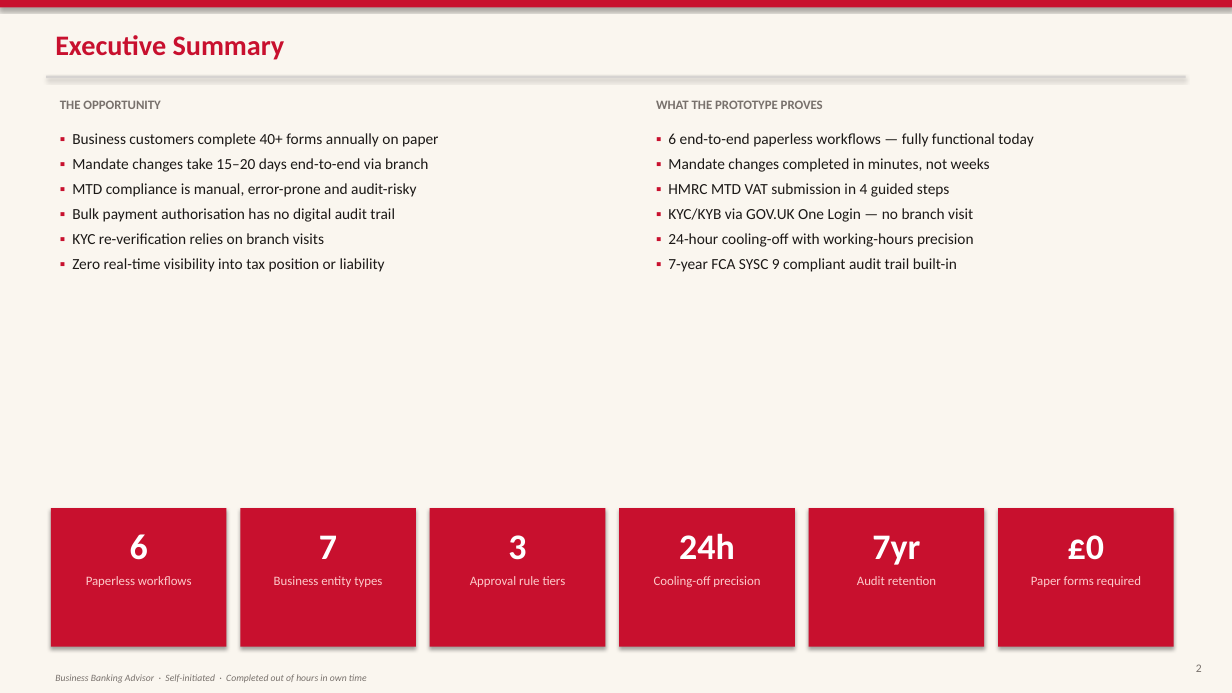
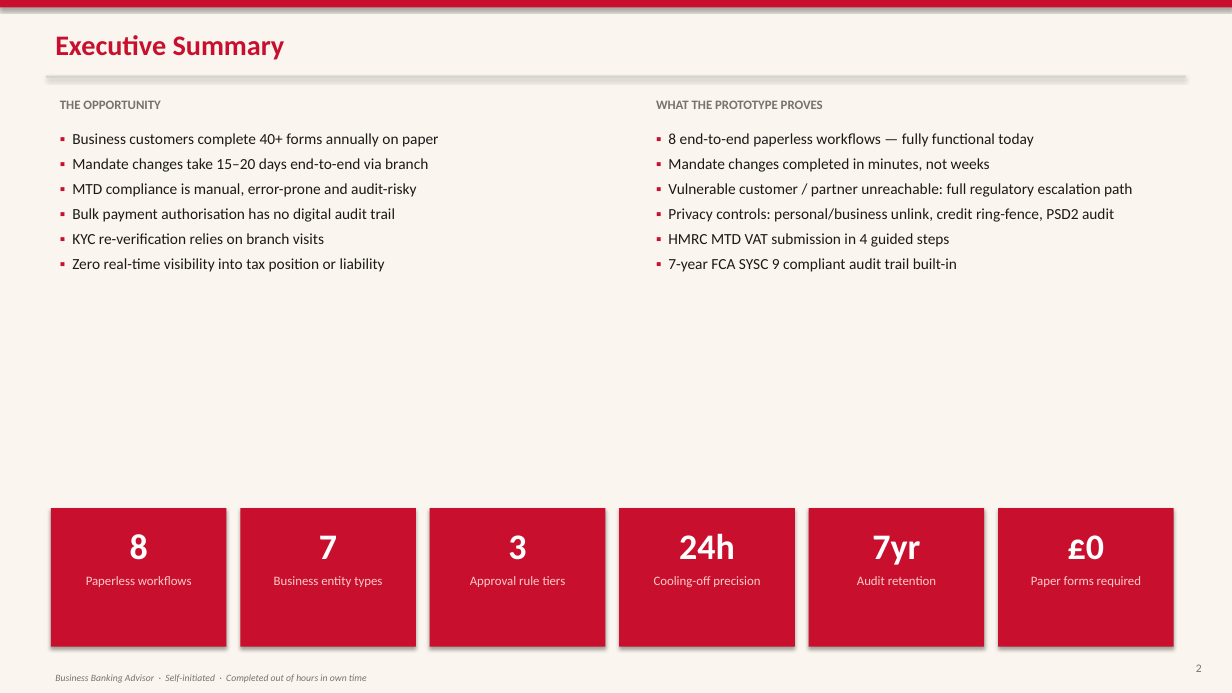
Before and after one commit to imscots-ui/santander, a slide deck: slide 2 of Santander_Digital_Banking_Future.pptx. Drawn at 1232x693 pixels with LibreOffice and Linux fonts; fonts in the diff are those of the drawing. Boxes give left, top, right and bottom in pixels: in the first picture for what was removed or moved away, otherwise in the second. Text is boxed around its words. In the diff, an @@ line names an element or a change of style, - is before the commit and + after.

```diff
--- a/Santander_Digital_Banking_Future.pptx
+++ b/Santander_Digital_Banking_Future.pptx
@@ text at <box>668,133,1033,147</box>: text changed @@
-▪ 6 end-to-end paperless workflows — fully functional today
+▪ 8 end-to-end paperless workflows — fully functional today
@@ text at <box>668,183,1133,222</box>: paragraphs added @@
+▪ Vulnerable customer / partner unreachable: full regulatory escalation path
+▪ Privacy controls: personal/business unlink, credit ring-fence, PSD2 audit
@@ text at <box>668,208,974,247</box>: paragraphs removed @@
-▪ KYC/KYB via GOV.UK One Login — no branch visit
-▪ 24-hour cooling-off with working-hours precision
@@ text at <box>130,534,148,560</box>: text changed @@
-6
+8
```
Also in this commit, not shown: 10 other slides changed, 1 slide added, 7 other files.
